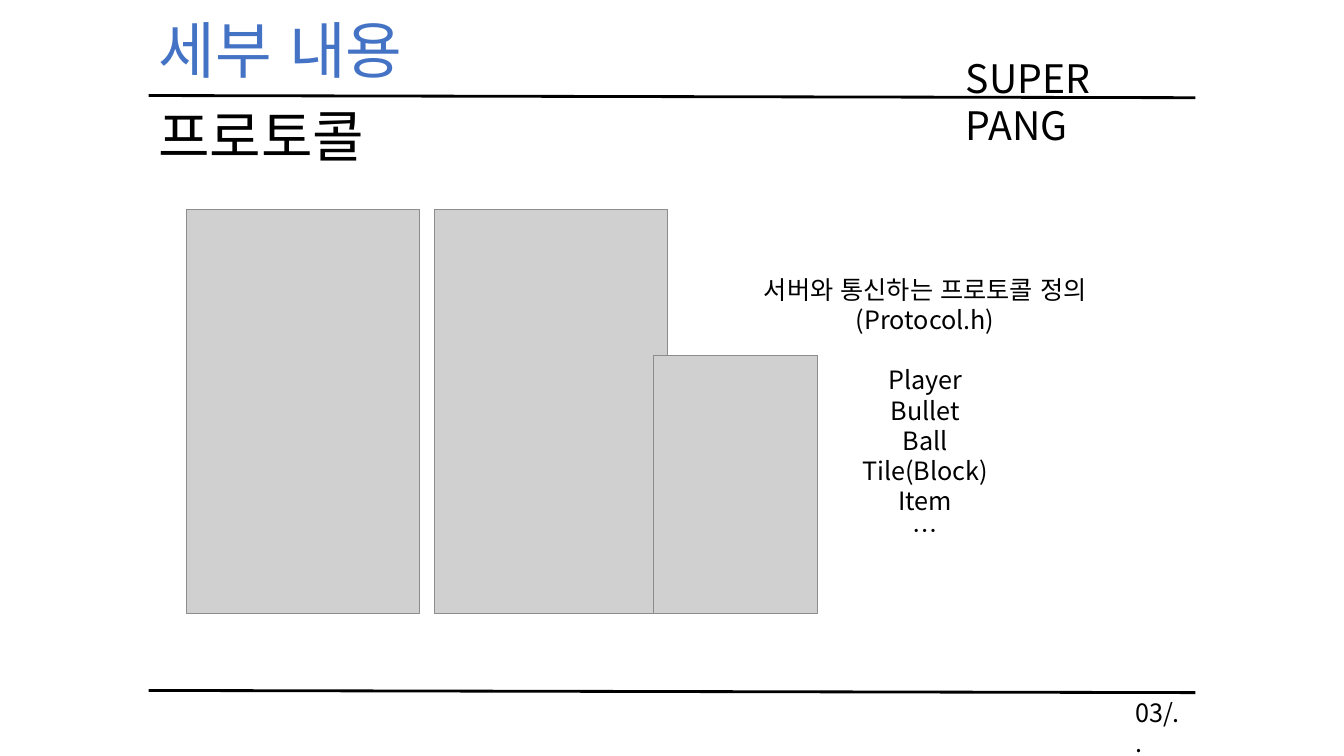
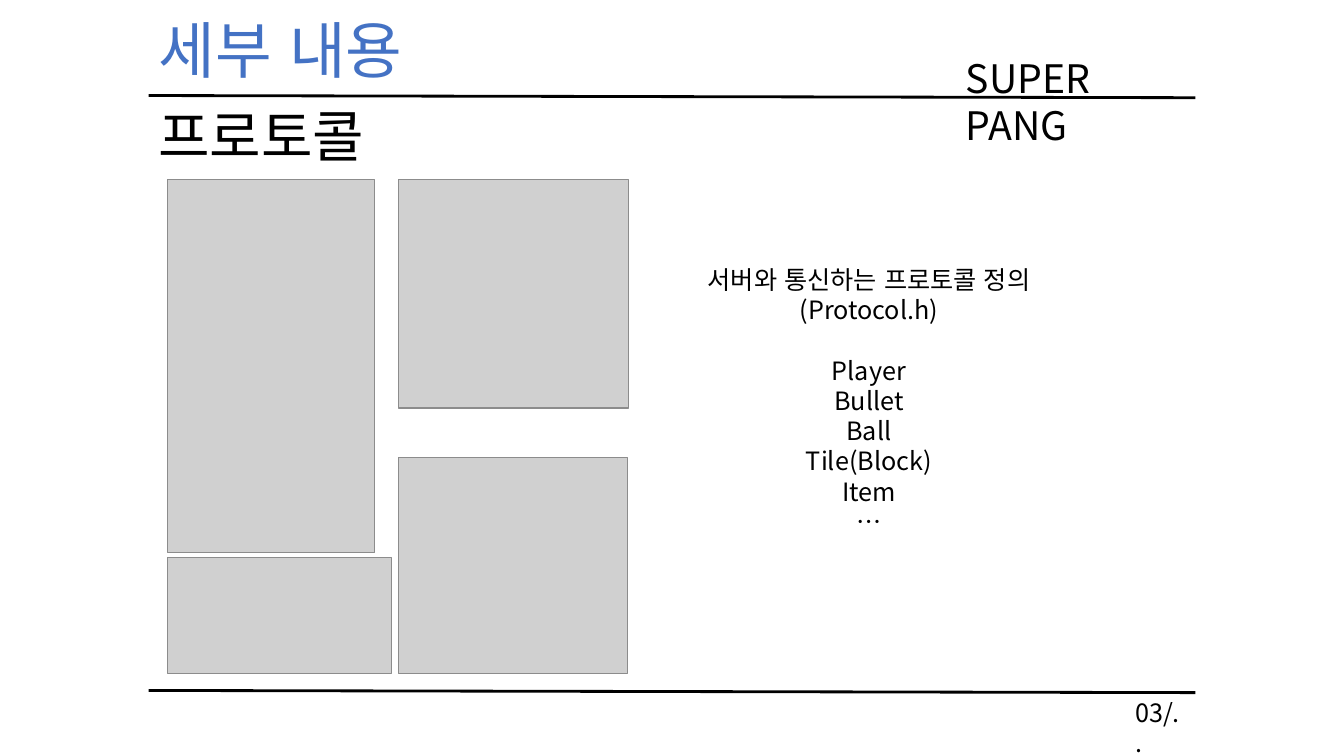
Before and after one commit to KimHaYoon/NetworkGamePrograming, a slide deck: slide 10 of 네트워크 게임 프로그래밍 레포트.pptx (slide 9 before the commit). Drawn at 1344x756 pixels with LibreOffice and Linux fonts; fonts in the diff are those of the drawing; grey boxes stand for pictures. Boxes give left, top, right and bottom in pixels: in the first picture for what was removed or moved away, otherwise in the second. Text is boxed around its words. In the diff, an @@ line names an element or a change of style, - is before the commit and + after.

```diff
--- a/네트워크 게임 프로그래밍 레포트.pptx
+++ b/네트워크 게임 프로그래밍 레포트.pptx
@@ picture: place and size @@
-picture at [187, 210, 419, 614]
+picture at [168, 179, 375, 553]
@@ picture added at [399, 179, 629, 408] @@
@@ picture removed at [435, 210, 667, 614] @@
@@ text "서버와 통신하는 프로토콜 정의": place and size @@
-text "서버와 통신하는 프로토콜 정의" at [764, 278, 1086, 511]
+text "서버와 통신하는 프로토콜 정의" at [708, 268, 1030, 502]
@@ picture removed at [654, 355, 818, 613] @@
@@ picture added at [399, 458, 628, 674] @@
@@ picture added at [168, 558, 392, 673] @@
```
Also in this commit, not shown: 5 other slides changed, 2 slides added, 2 other files.
